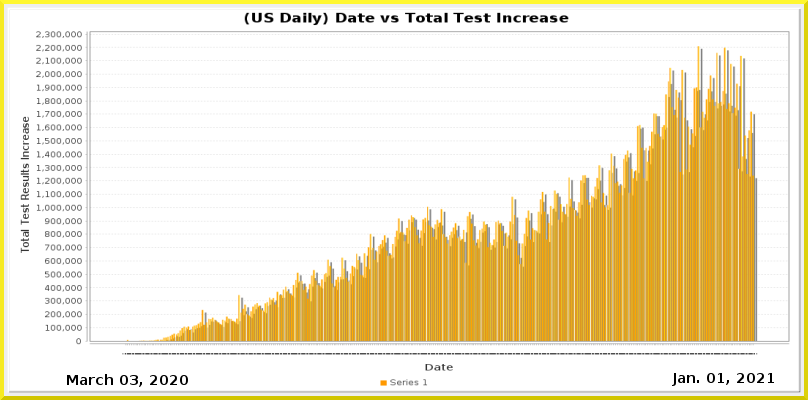
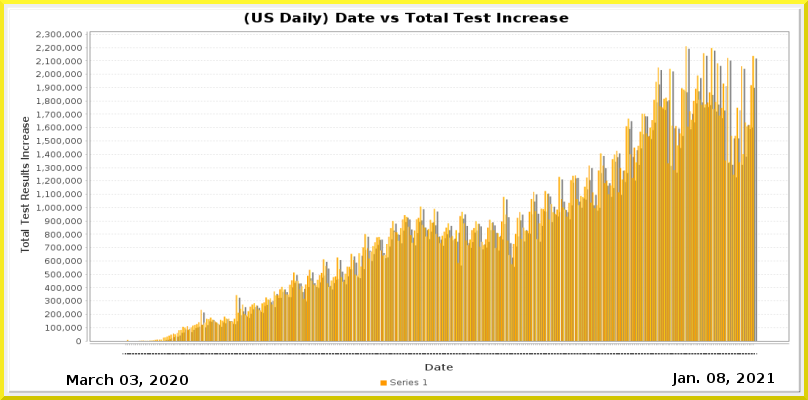
The second 808px x 400px image is a revision of the first. Changes to its layers:
painted on "Current Date" over box(717, 373, 725, 383)
painted on "Date_vs_TestIncrease.png" over box(36, 46, 788, 355)
